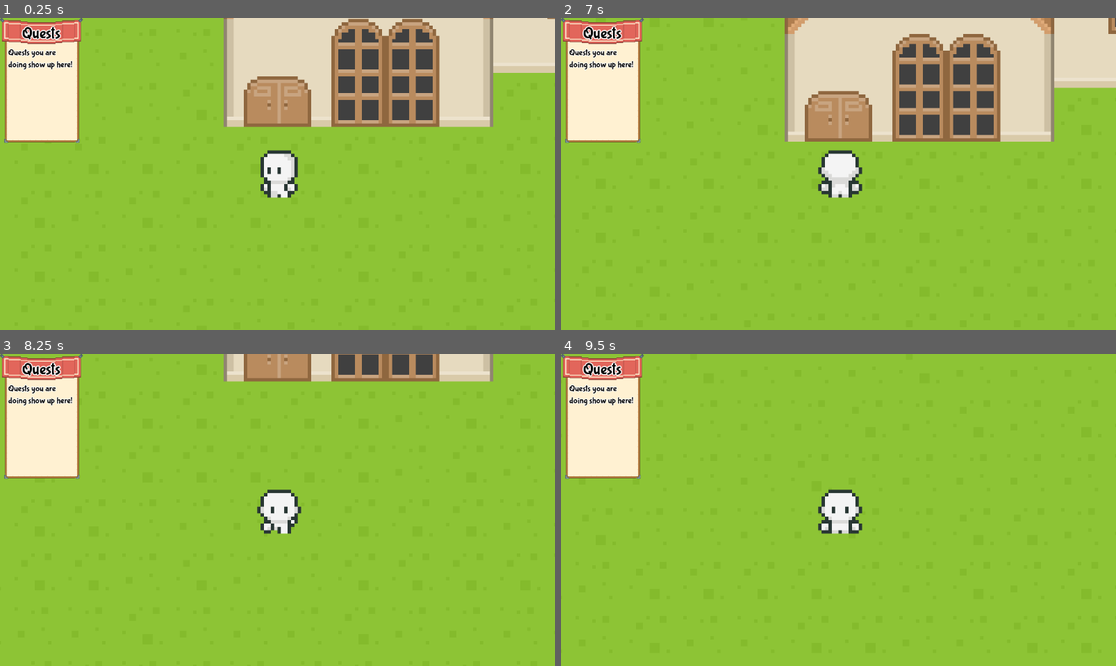
Above: before the commit, frames 1-4 (two rows, left to right).
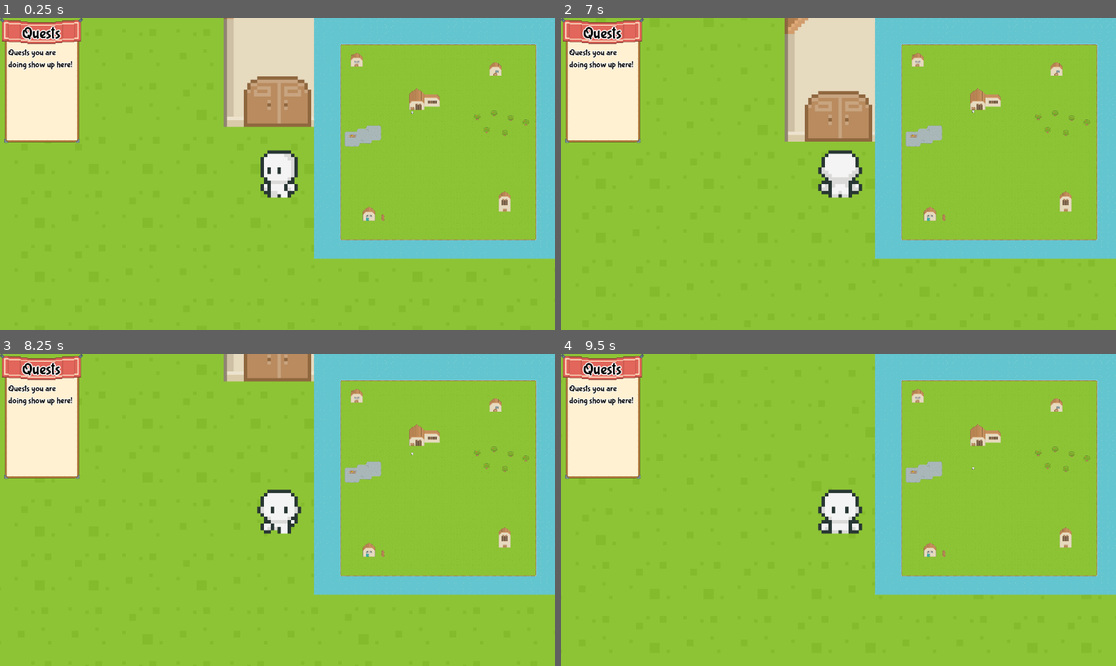
Above: after the commit, the same moments.

Repository: LKenny26/Buddyville
Game: Godot game, scene res://scenes/main.tscn
Two runs of this game, one before a commit and one after it. Both use one fixed random seed, a clock stepped at 60 frames per second and the inputs below.
Inputs (mouse positions are in pixels of both pictures, inside the frame that each line leads up to):
- Up to frame 1 (0.25 s): no input
- Up to frame 2 (7 s): tap Enter (Next) at 0.5, 2.1, 5, 5.1 s; drag from (838, 99) to (894, 105) at 0.52 s; drag from (727, 189) to (838, 174) at 1.27 s; move the mouse to (894, 105) at 2.02 s; press the mouse at (894, 105) at 2.03 s; hold Right (Right) 2.03-2.75 s; release the mouse at (894, 105) at 2.75 s; drag from (810, 236) to (672, 127) at 2.77 s; tap Space at 3.5, 6.5 s; move the mouse to (1005, 220) at 3.52 s; press the mouse at (1005, 220) at 3.53 s; hold Left (Left) 3.53-4.25 s; release the mouse at (1005, 220) at 4.25 s; drag from (672, 127) to (838, 174) at 4.27 s; move the mouse to (866, 174) at 5.02 s; press the mouse at (866, 174) at 5.03 s; hold Down (Down) 5.03-5.75 s; release the mouse at (866, 174) at 5.75 s; drag from (755, 96) to (727, 189) at 5.77 s; move the mouse to (960, 158) at 6.52 s; press the mouse at (960, 158) at 6.53 s; hold Up (Up) from 6.53 s (still down)
- Up to frame 3 (8.25 s): release Up (Up) at 7.25 s; release the mouse at (399, 494) at 7.25 s; drag from (166, 525) to (277, 510) at 7.27 s; tap Enter (Next) at 8, 8.1 s; move the mouse to (333, 441) at 8.02 s; press the mouse at (333, 441) at 8.03 s; hold Down (Down) from 8.03 s (still down)
- Up to frame 4 (9.5 s): release Down (Down) at 8.75 s; release the mouse at (894, 441) at 8.75 s; drag from (810, 572) to (672, 463) at 8.77 s

The runs differ from the first frame. In frame 1, 20% of the frame differs, in the area x 56-100%, y 0-78%; in frame 2, 21%; in frame 3, 13%; in frame 4, 13%.

Commit message:
fixes

Diff:
--- a/buddyville/scenes/Owl.tscn
+++ b/buddyville/scenes/Owl.tscn
@@ -85,6 +85,8 @@
 grow_vertical = 2
 color = Color(0, 0, 0, 1)
 
+[node name="DeathTimer" type="Timer" parent="."]
+
 [connection signal="timeout" from="Timer" to="." method="_on_timer_timeout"]
 [connection signal="body_entered" from="Area2D" to="." method="_on_area_2d_body_entered"]
 [connection signal="body_exited" from="Area2D" to="." method="_on_area_2d_body_exited"]
--- a/buddyville/scenes/main.gd
+++ b/buddyville/scenes/main.gd
@@ -32,6 +32,6 @@
 
 func _on_dirt_input_event(viewport: Node, event: InputEvent, shape_idx: int) -> void:
 	if event is InputEventMouseButton:
-		if $player.has_shovel && GameState.grave_state == GameState.NOT_DUG:
+		if GameState.game_state == GameState.BURY && GameState.grave_state == GameState.NOT_DUG:
 			$hole.visible = true
 			GameState.grave_state = GameState.DUG
--- a/buddyville/scenes/main.tscn
+++ b/buddyville/scenes/main.tscn
@@ -68,7 +68,6 @@
 visible = false
 
 [node name="MiniMap" parent="." node_paths=PackedStringArray("player", "tileMap") instance=ExtResource("9_omdnr")]
-visible = false
 player = NodePath("../player")
 tileMap = NodePath("../Map")
 
--- a/buddyville/scenes/panda.gd
+++ b/buddyville/scenes/panda.gd
@@ -105,3 +105,6 @@
 		dialogue.set_title("Petey")
 		if !quest_passed():
 			no_pass()
+
+func _on_death_timer_timeout() -> void:
+	pass
--- a/buddyville/scenes/villagers.gd
+++ b/buddyville/scenes/villagers.gd
@@ -115,7 +115,7 @@
 
 func _on_area_2d_input_event_owl(viewport: Node, event: InputEvent, shape_idx: int) -> void:
 	if event.is_action_pressed("Interact") && player_close:
-		if GameState.game_state == GameState.AXE && GameState.has_axe == true:
+		if GameState.game_state == GameState.AXE:
 			curr_state = TALKING
 			dialogue.say("Did ya chop down those trees? Wait what are you.....")
 			dialogue.set_title("Oliver")
Not shown: 1 places in buddyville/resources/gameres/indoor_tileset.tres that only renumber resources
Not shown: 1 places in buddyville/resources/gameres/ui_theme.tres that only renumber resources
Not shown: 1 places in buddyville/scenes/Monkey.tscn that only renumber resources
Not shown: 1 places in buddyville/scenes/Owl.tscn that only renumber resources
Not shown: 1 places in buddyville/scenes/Panda.tscn that only renumber resources
Not shown: 1 places in buddyville/scenes/Porcupine.tscn that only renumber resources
Not shown: 1 places in buddyville/scenes/main.tscn that only renumber resources
Not shown: 1 places in buddyville/scenes/map.tscn that only renumber resources
Not shown: 1 places in buddyville/scenes/player.tscn that only renumber resources
Not shown: 1 places in buddyville/scenes/town_hall.tscn that only renumber resources
